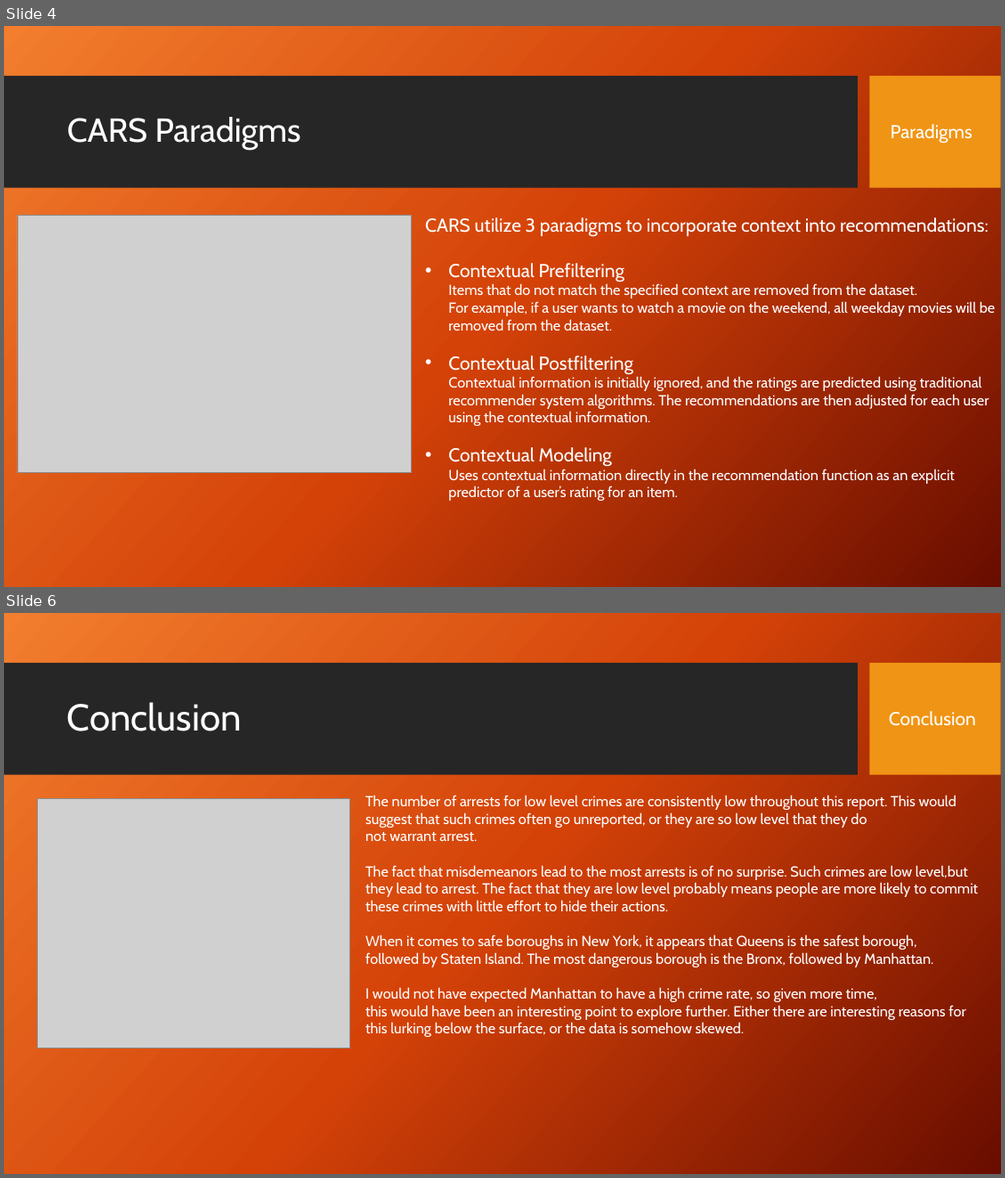
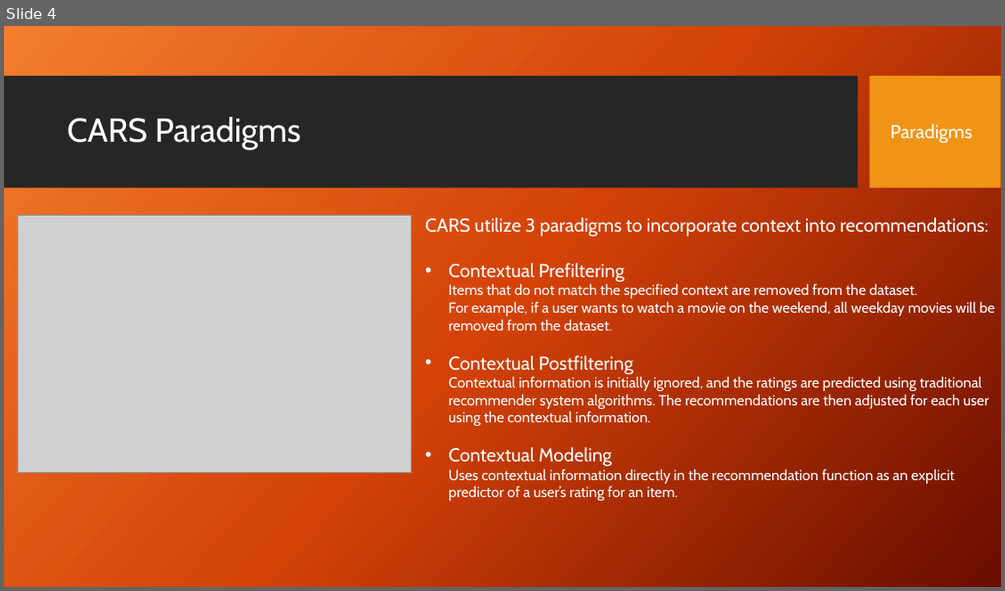
Before and after one commit to stephen-haslett/data612, a slide deck: SHaslettRecommenderSystemsInContext.pptx. Shown one above the other, each under a label of ours: slides 4 and 6 before the commit, slide 4 after it; the slides between them are not shown. The pictures are 1005x1178 and 1005x591 pixels, drawn with LibreOffice and Linux fonts; fonts in the diff are those of the drawing; grey boxes stand for pictures; background and template pictures are left out. Boxes give left, top, right and bottom in pixels: in the first picture for what was removed or moved away, otherwise in the second. Text is boxed around its words. In the diff, an @@ line names an element or a change of style, - is before the commit and + after.

```diff
--- a/SHaslettRecommenderSystemsInContext.pptx
+++ b/SHaslettRecommenderSystemsInContext.pptx
@@ slide 6 removed at <box>4,613,1001,1174</box>, background picture (left out); not listed: 2 template elements that a slide beside it also shows @@
@@ title removed at <box>67,702,242,731</box> @@
-Conclusion
@@ text removed at <box>889,711,976,726</box> @@
-Conclusion
@@ picture removed at <box>38,798,349,1047</box> @@
@@ text removed at <box>365,795,978,1037</box> @@
-The number of arrests for low level crimes are consistently low throughout this report. This would suggest that such crimes often go unreported, or they are so low level that they do
-not warrant arrest.
-The fact that misdemeanors lead to the most arrests is of no surprise. Such crimes are low level,but they lead to arrest. The fact that they are low level probably means people are more likely to commit these crimes with little effort to hide their actions.
-When it comes to safe boroughs in New York, it appears that Queens is the safest borough,
-followed by Staten Island. The most dangerous borough is the Bronx, followed by Manhattan.
-I would not have expected Manhattan to have a high crime rate, so given more time,
-this would have been an interesting point to explore further. Either there are interesting reasons for this lurking below the surface, or the data is somehow skewed.
```
Also in this commit, not shown: 1 slide changed, 1 slide added.
